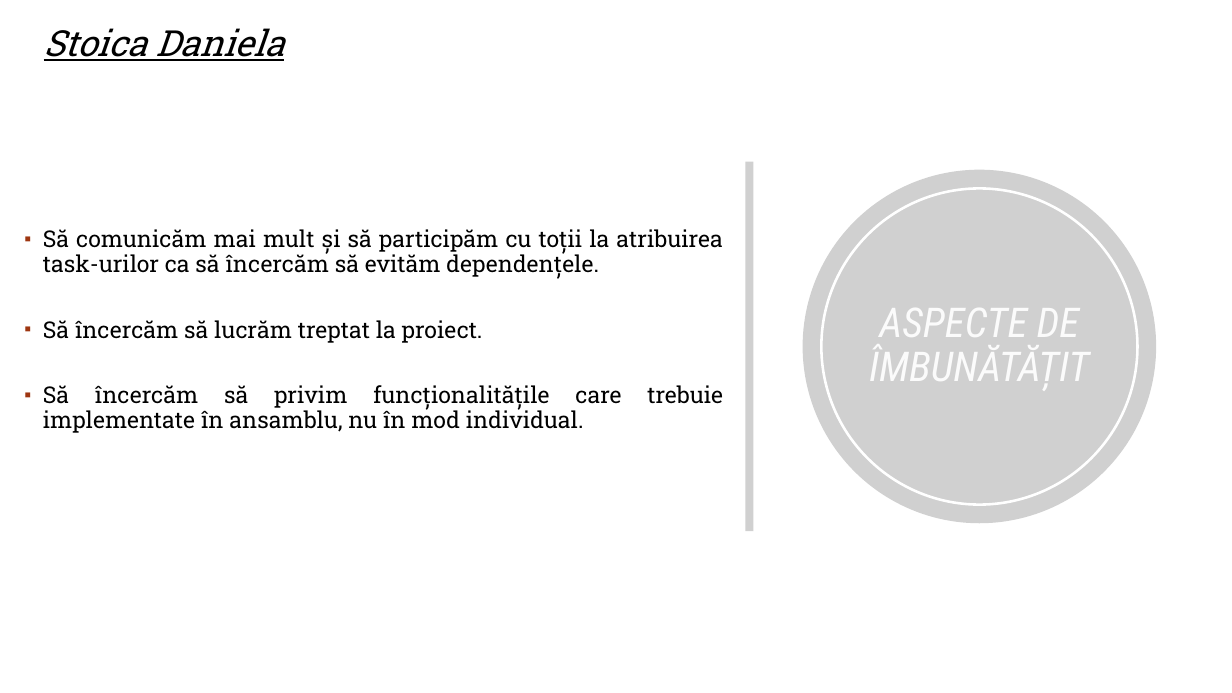
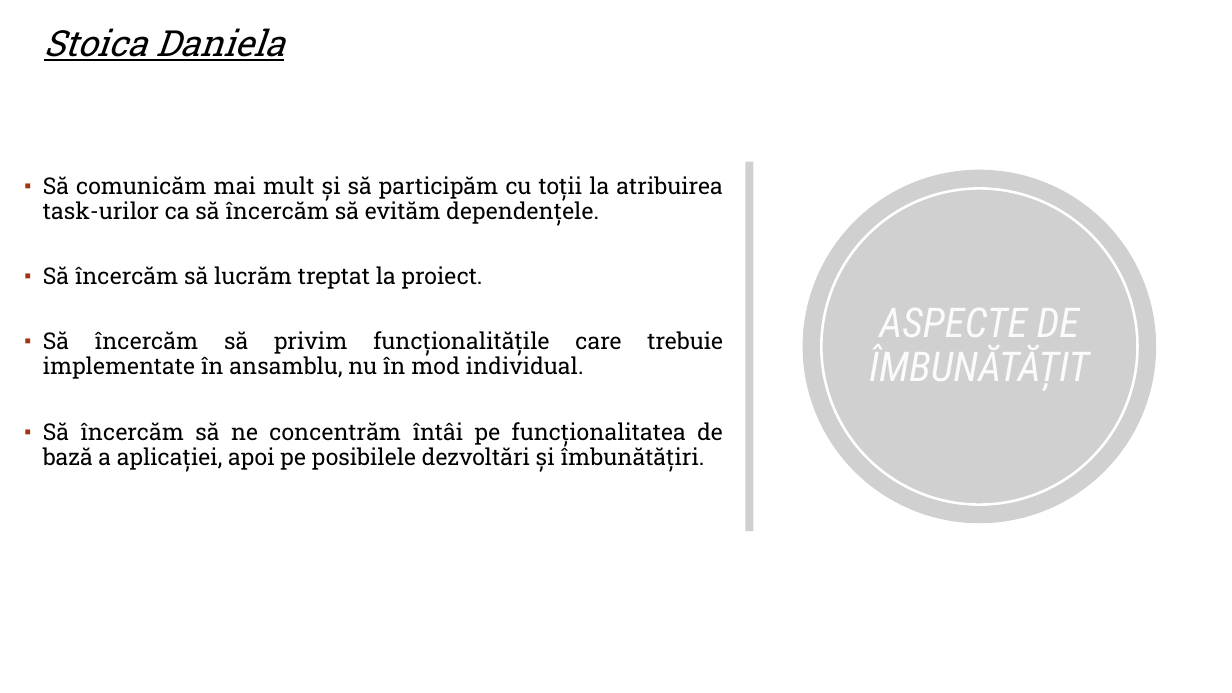
Before and after one commit to DISI-2023/30641_STOICA_DANIELA_TRAVEL_POINTS_BACKEND, a slide deck: slide 13 of Travel points.pptx (slide 9 before the commit). Drawn at 1232x693 pixels with LibreOffice and Linux fonts; fonts in the diff are those of the drawing; grey boxes stand for pictures; background and template pictures are left out. Boxes give left, top, right and bottom in pixels: in the first picture for what was removed or moved away, otherwise in the second. Text is boxed around its words. In the diff, an @@ line names an element or a change of style, - is before the commit and + after.

```diff
--- a/Travel points.pptx
+++ b/Travel points.pptx
@@ text "Să comunicăm mai mult și ...": place and size @@
-text "Să comunicăm mai mult și ..." at [43,229,722,433]
+text "Să comunicăm mai mult și ..." at [43,176,723,470]
@@ text at [43,422,723,470]: paragraph added @@
+▪ Să încercăm să ne concentrăm întâi pe funcționalitatea de bază a aplicației, apoi pe posibilele dezvoltări și îmbunătățiri.
```
Also in this commit, not shown: 2 other slides changed, 4 slides added.
